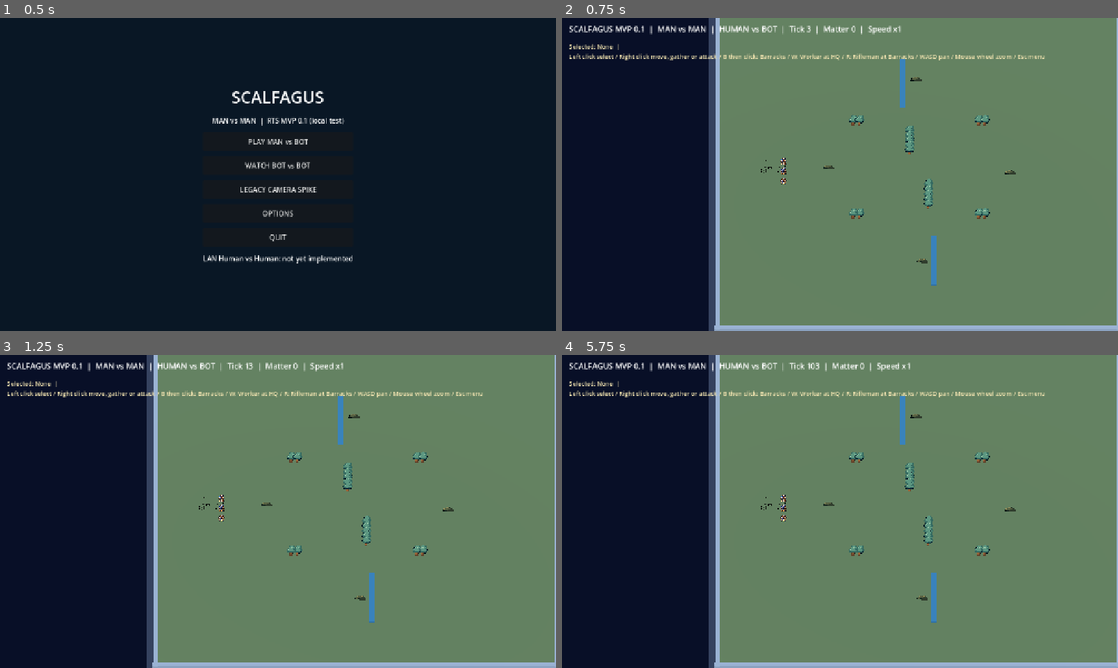
Above: before the commit, frames 1-4 (two rows, left to right).
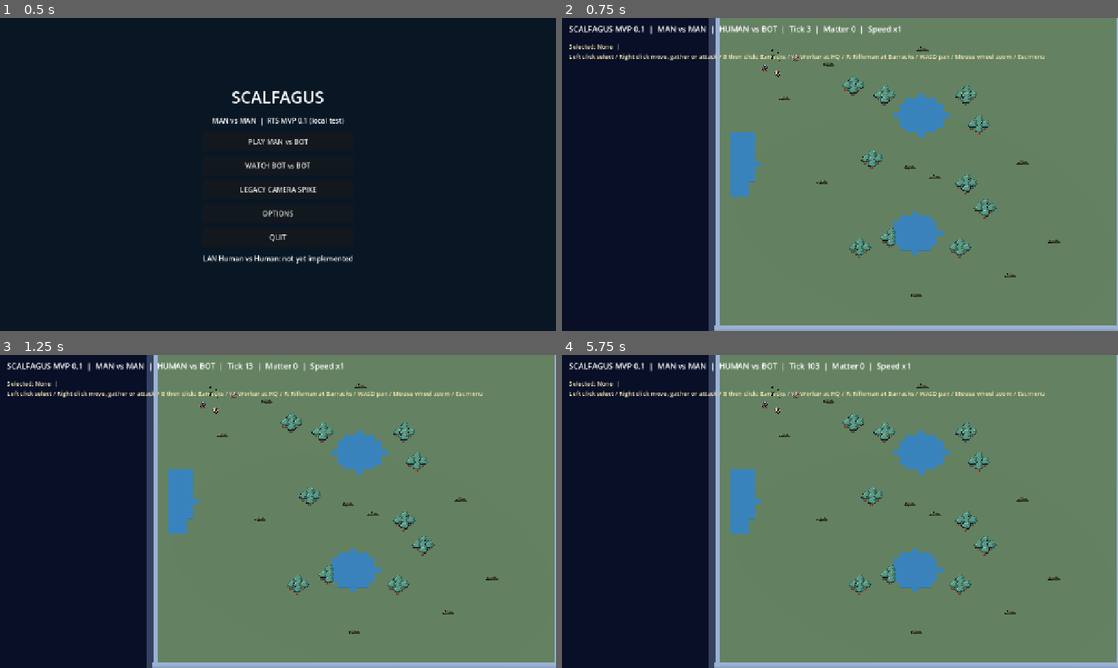
Above: after the commit, the same moments.

Repository: roktiw/scalfagus
Game: Godot game, scene res://scenes/menu.tscn
The game is run twice, just before and just after one commit, with the same random seed, the same clock (stepped at 60 frames per second) and the same inputs.
Inputs (mouse positions are in pixels of both pictures, inside the frame that each line leads up to):
- Up to frame 1 (0.5 s): no input
- Up to frame 2 (0.75 s): click "PLAY MAN vs BOT" at 0.5 s
- Up to frame 3 (1.25 s): no input
- Up to frame 4 (5.75 s): tap Enter at 1.25, 2.75, 4.25 s; move the mouse to (962, 495) at 1.27 s; hold Right (ui_right) 1.28-2 s; tap Tab at 1.35 s; click (962, 495) at 1.42 s; tap Space at 2, 3.5, 5 s; drag from (728, 527) to (812, 574) at 2.02 s; move the mouse to (895, 442) at 2.77 s; hold Right (ui_right) 2.78-3.5 s; hold E 2.78-3.5 s; drag from (812, 574) to (673, 464) at 3.52 s; move the mouse to (1006, 558) at 4.27 s; hold Left (ui_left) 4.28-5 s; tap P at 4.35 s; drag from (673, 464) to (756, 433) at 5.02 s

Frame 1 is identical in both runs. In frame 2, 5.0% of the frame differs, in the area x 30-90%, y 9-90%; in frame 3, 5.0%; in frame 4, 5.0%.

Commit message:
feat(sim): replace hardcoded jungle and four resource deposits with authored Verdant map port

Diff:
--- a/apps/game/scripts/mirror_match_state.gd
+++ b/apps/game/scripts/mirror_match_state.gd
@@ -2,6 +2,7 @@
 class_name MirrorMatchState
 
 const NAV_SCRIPT = preload("res://scripts/mirror_navigation_port.gd")
+const MAP_SCRIPT = preload("res://scripts/mirror_map_port.gd")
 const TIMING = preload("res://scripts/mirror_timing.gd")
 
 # MVP 0.1: authoritative rules for a two-slot MAN mirror match.
@@ -15,6 +16,11 @@
 const COST_BARRACKS: int = 100
 const COST_RIFLEMAN: int = 50
 const HP: Dictionary = {"hq": 1200, "worker": 50, "barracks": 650, "rifleman": 100}
+
+var map_id: String = "verdant_divide"
+var map_hash: String = ""
+var map_source_sha: String = ""
+var tile_meters: float = 2.0
 
 var tick: int = 0
 var seed: int = 42
@@ -60,31 +66,28 @@
         players.append({"matter": 0, "kills": 0})
         # Reproducible strategy variation for headless seed sweeps.
         bot_attack_thresholds.append(2 + posmod(match_seed / (1 if slot == 0 else 3) + slot * 17, 3))
-    _build_terrain()
+    # The compiled JSON is a checked-in build artifact of the canonical
+    # owner-authored YAML. Godot's JSON parser is native; no runtime YAML lib.
+    var authored: Dictionary = MAP_SCRIPT.load_verdant()
+    if authored.is_empty():
+        finished = true
+        finish_reason = "invalid_authored_map"
+        push_error("SCALFAGUS_MAP_ERROR: refused to start an incomplete map")
+        return
+    map_id = str(authored["map_id"])
+    map_hash = str(authored["map_hash"])
+    map_source_sha = str(authored["source_git_blob_sha"])
+    tile_meters = float(authored["tile_meters"])
+    terrain = authored["terrain"]
+    sources = authored["sources"]
     navigation = NAV_SCRIPT.new()
     navigation.configure(BOARD, terrain)
-    sources["west"] = {"pos": Vector2i(17, 31), "stock": 900}
-    sources["east"] = {"pos": Vector2i(46, 32), "stock": 900}
-    sources["center_n"] = {"pos": Vector2i(31, 13), "stock": 350}
-    sources["center_s"] = {"pos": Vector2i(32, 50), "stock": 350}
+    var starts: Array[Dictionary] = authored["starts"]
     for side in range(2):
-        var hx: int = 8 if side == 0 else 55
-        _spawn("hq", side, Vector2i(hx, 32 if side == 0 else 31))
-        for offset in range(3):
-            var wy: int = 30 + offset * 2
-            _spawn("worker", side, Vector2i(hx + (2 if side == 0 else -2), wy if side == 0 else 63 - wy))
-
-func _build_terrain() -> void:
-    # Fixed, symmetrical, walkable corridors; neutral impassable water/tree cells.
-    for y in range(9, 19):
-        terrain[Vector2i(29, y)] = "water"
-        terrain[Vector2i(34, 63 - y)] = "water"
-    for y in range(24, 29):
-        terrain[Vector2i(30, y)] = "tree"
-        terrain[Vector2i(33, 63 - y)] = "tree"
-    for x in [21, 22, 41, 42]:
-        terrain[Vector2i(x, 22)] = "tree"
-        terrain[Vector2i(63 - x, 41)] = "tree"
+        var start: Dictionary = starts[side]
+        _spawn("hq", side, start["hq"])
+        for cell in start["workers"]:
+            _spawn("worker", side, cell)
 
 func _spawn(kind: String, owner: int, pos: Vector2i) -> int:
     var id: int = next_id
@@ -578,7 +581,8 @@
 func replay_hash() -> String:
     # Stable state hash includes orders, outstanding work, queues, and cooldowns.
     # It is a pinned-runtime regression tool, not a cross-platform lockstep promise.
-    var material: String = "mvp0-man-mirror-v3-20hz|"
+    var material: String = "mvp0-man-mirror-v4-verdant|"
+    material += map_id + "|" + map_hash + "|"
     for field in [
         seed, tick, winner, finished, finish_reason, next_id,
         mined_matter, spent_matter, lost_matter, rejected_commands
@@ -623,7 +627,8 @@
 
 func result() -> Dictionary:
     return {
-        "rules": "mvp0-man-mirror-v3-20hz",
+        "rules": "mvp0-man-mirror-v4-verdant",
+        "map_id": map_id, "map_hash": map_hash, "map_source_sha": map_source_sha,
         "tick_hz": TIMING.TICKS_PER_SECOND, "max_ticks": MAX_TICKS,
         "seed": seed, "ticks": tick, "winner": winner, "reason": finish_reason,
         "finished": finished, "controllers": controllers.duplicate(),
